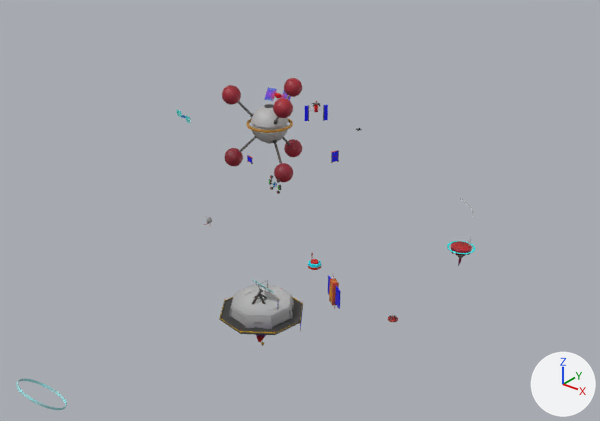
An edit to the FBX model GameContent/Models/Maps/SpaceMap_scenery.fbx, drawn before and after from the same camera.
Before and after are seen from a 50 mm camera at (27.7, -35.4, 22.0) aimed at (2.1, -3.4, 2.2). The lights are fixed; the arrows at lower right show +X, +Y and +Z. Where no turn or scale is listed for an object, it has been applied to the vertices.

In view in the first picture: 'Trackboard', 'double_board', 'hover_relay', 'light_network', 'space_station'.
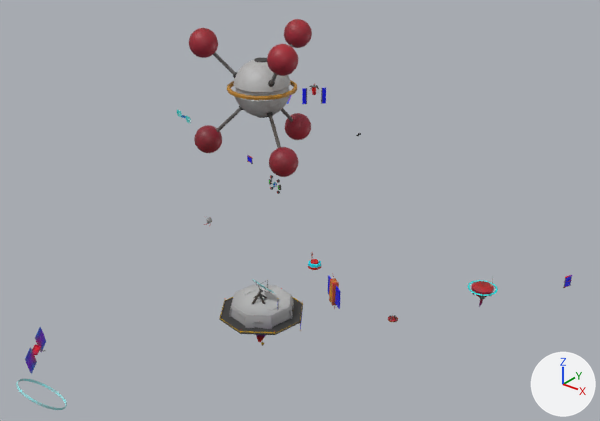
Location of each change, (x1, y1, x2, y2) in pixels of the pictures (600 x 421 px):
'light_network', moved, rescaled (53% wider, 51% taller): before (222, 78, 302, 182); after (189, 19, 312, 177)
'hover_relay', moved: before (447, 236, 475, 266); after (467, 277, 498, 307)
'Trackboard', moved: before (304, 101, 328, 121); after (302, 84, 326, 104)
'satellite3', added: after (25, 327, 46, 374)
'double_board', moved: before (331, 150, 339, 163); after (563, 275, 573, 288)

The change in detail:
Mesh me_satellite3_ncl1_1 is new.
It has 316 vertices, 298 faces and spans x -0.65..0.65, y -0.99..0.99, z -0.66..0.66.
It uses material mat_pasted__satellite2_uv (picture img_satellite2_png).
Object 'Trackboard' (ob_trackboard) moves from (-5.86, 8.38, 3.05) to (-5.86, 8.14, 4.34).
Object 'hover_relay' (ob_hover_relay) moves from (5.47, 9.69, -4.74) to (8.59, 6.85, -5.38).
Object 'double_board' (ob_double_board) moves from (-3.78, 7.86, 0.3) to (12.28, 11.46, -5.41).
Object 'light_network' (ob_light_network) moves from (-4.24, 0.68, 4.35) to (-5.17, 0.68, 6.31).
Object 'light_network' (ob_light_network) is rescaled from (0.0296, 0.0296, 0.0296) to (0.0447, 0.0447, 0.0447).
Object 'satellite3' (ob_satellite3) is new; it shows me_satellite3_ncl1_1.
Its location is (-2.48, -17.69, -1.14).
